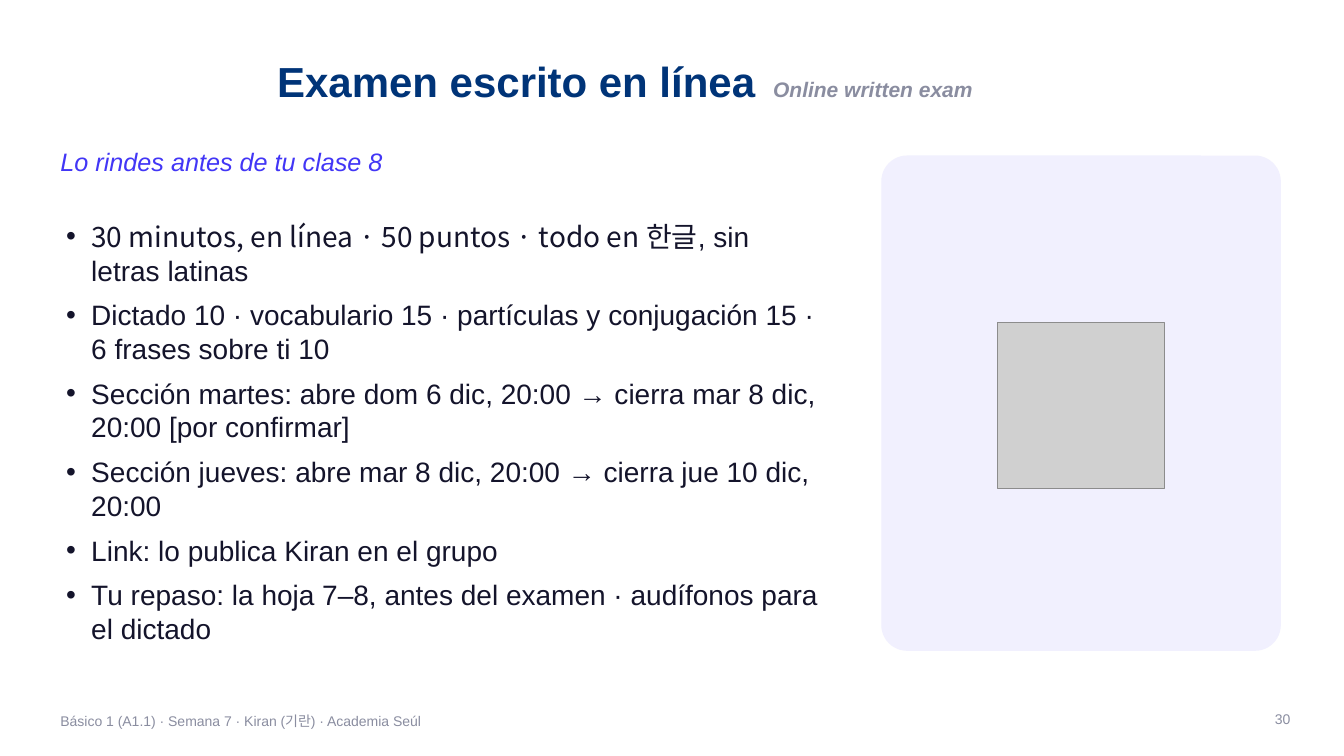
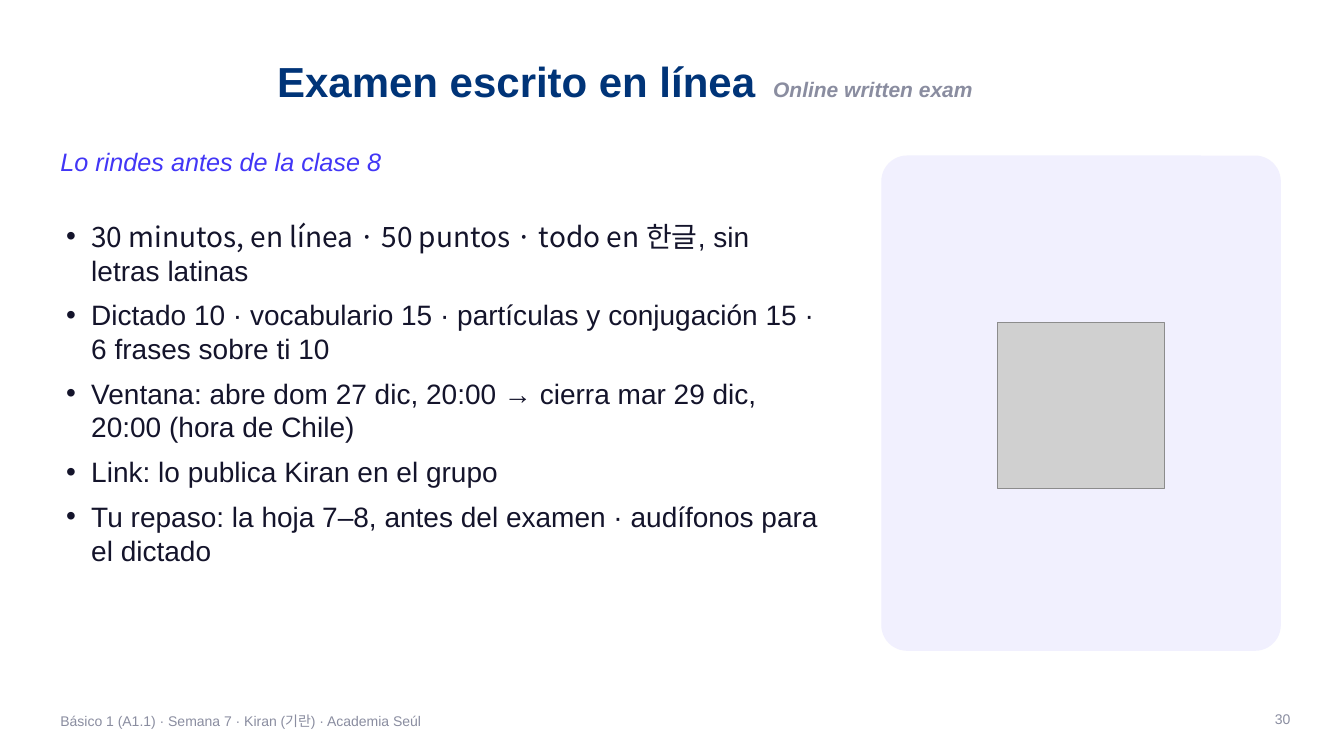
Before and after one commit to academiaseul/ACADEMIASEULWEB, a slide deck: slide 30 of Curriculo/Fase2_Basico1/decks/Basico1_S07_Kiran.pptx. Drawn at 1344x756 pixels with LibreOffice and Linux fonts; fonts in the diff are those of the drawing; grey boxes stand for pictures; background and template pictures are left out. Boxes give left, top, right and bottom in pixels: in the first picture for what was removed or moved away, otherwise in the second. Text is boxed around its words. In the diff, an @@ line names an element or a change of style, - is before the commit and + after.

```diff
--- a/Curriculo/Fase2_Basico1/decks/Basico1_S07_Kiran.pptx
+++ b/Curriculo/Fase2_Basico1/decks/Basico1_S07_Kiran.pptx
@@ text at bbox=[60, 152, 381, 172]: text changed @@
-Lo rindes antes de tu clase 8
+Lo rindes antes de la clase 8
@@ text at bbox=[91, 383, 757, 443]: text changed @@
-• Sección martes: abre dom 6 dic, 20:00 → cierra mar 8 dic, 20:00 [por confirmar]
-• Sección jueves: abre mar 8 dic, 20:00 → cierra jue 10 dic, 20:00
+• Ventana: abre dom 27 dic, 20:00 → cierra mar 29 dic, 20:00 (hora de Chile)
```
Also in this commit, not shown: 4 other slides changed, 23 other files.
